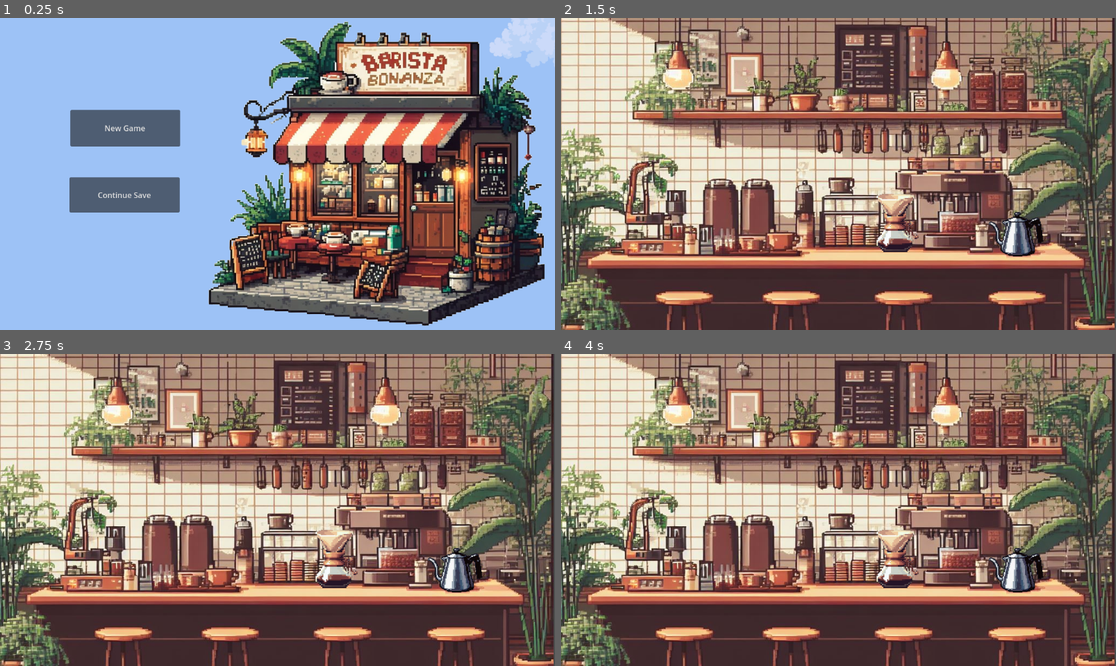
Above: before the commit, frames 1-4 (two rows, left to right).
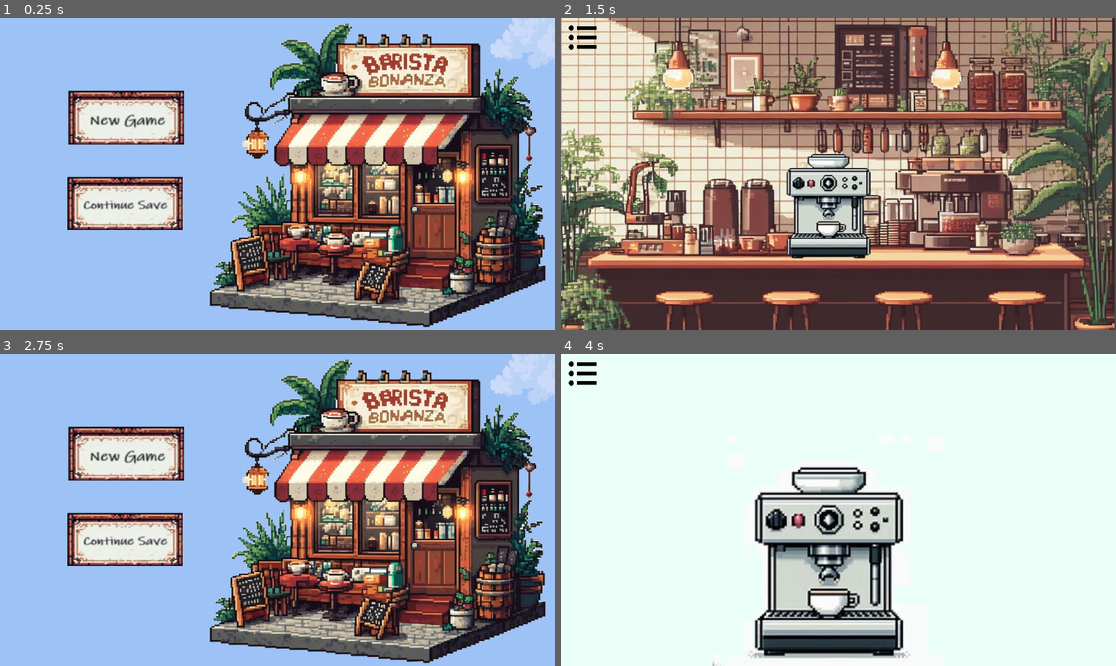
Above: after the commit, the same moments.

Repository: AngeloSaez/Barista-Bonanza
Game: Godot game, scene res://TitleScreen/TitleScreen.tscn
Same seed, same stepped clock (60 frames per second), same inputs: the game is played once before the commit and once after it.
Inputs (mouse positions are in pixels of both pictures, inside the frame that each line leads up to; where the layout moved, square brackets give the same spot in the first picture):
- Up to frame 1 (0.25 s): no input
- Up to frame 2 (1.5 s): click (721, 202) [683, 195] at 0.5 s; click (721, 117) [688, 127] at 1.25 s
- Up to frame 3 (2.75 s): click (22, 372) at 2.02 s
- Up to frame 4 (4 s): click (721, 453) at 2.77 s; click (832, 538) at 3.52 s

The runs differ from the first frame. In frame 1, 30% of the frame differs, in the area x 12-100%, y 0-100%; in frame 2, 6.0%; in frame 3, 96%; in frame 4, 99%, in the area x 0-100%, y 0-100%.

Commit message:
Menu
Adds a menu button that redirects to title screen. Adds CoffeeMaking scene that will be where the game actually takes place. Adds espresso machine that acts as a button to the CofeeMaking scene.

Diff:
--- /dev/null
+++ b/Barista/CoffeeMaking.tscn
@@ -0,0 +1,37 @@
+[gd_scene load_steps=5 format=3 uid="uid://d30jaf0g8p8kg"]
+
+[ext_resource type="Texture2D" uid="uid://dj1kl61d4ldhw" path="res://Assets/CoffeeMaking/CoffeeMakingBackground.png" id="1_nggtb"]
+[ext_resource type="Texture2D" uid="uid://b8chosl2ue5s3" path="res://Assets/CoffeeMaking/EspressoMachine.png" id="2_plaut"]
+[ext_resource type="Texture2D" uid="uid://dfuvgmjk3skcc" path="res://Assets/DownloadedAssets/MenuIconRemovedBackground.png" id="3_wslkd"]
+[ext_resource type="Script" path="res://Levels/Button.gd" id="4_rrwop"]
+
+[node name="CoffeeMaking" type="Node2D"]
+
+[node name="TileMap" type="TileMap" parent="."]
+format = 2
+
+[node name="ParallaxBackground" type="ParallaxBackground" parent="TileMap"]
+
+[node name="CoffeeMakingBackground" type="Sprite2D" parent="TileMap/ParallaxBackground"]
+position = Vector2(575, 324)
+scale = Vector2(1.81705, 1.74074)
+texture = ExtResource("1_nggtb")
+metadata/_edit_lock_ = true
+
+[node name="EspressoMachine" type="Sprite2D" parent="."]
+position = Vector2(554, 413)
+scale = Vector2(2.13616, 2.18527)
+texture = ExtResource("2_plaut")
+
+[node name="Menu" type="Button" parent="."]
+offset_left = -11.0
+offset_top = -1.0
+offset_right = 609.0
+offset_bottom = 415.0
+scale = Vector2(0.179657, 0.195093)
+icon = ExtResource("3_wslkd")
+flat = true
+expand_icon = true
+script = ExtResource("4_rrwop")
+
+[connection signal="pressed" from="Menu" to="Menu" method="_on_pressed"]
--- /dev/null
+++ b/Barista/Levels/Button.gd
@@ -0,0 +1,5 @@
+extends Button
+
+func _on_pressed():
+	get_tree().change_scene_to_file("res://TitleScreen/TitleScreen.tscn")
+	#get_tree().change_scene_to_file("res://CoffeeMaking.tscn")
--- a/Barista/Levels/Level1.tscn
+++ b/Barista/Levels/Level1.tscn
@@ -1,8 +1,12 @@
-[gd_scene load_steps=4 format=3 uid="uid://dp5nfecdmg4d6"]
+[gd_scene load_steps=8 format=3 uid="uid://dp5nfecdmg4d6"]
 
 [ext_resource type="Texture2D" uid="uid://of1mocbcy37u" path="res://Assets/CoffeeShop/Counter.jpg" id="1_c56c4"]
 [ext_resource type="Texture2D" uid="uid://21vth6csf5lj" path="res://Assets/PourOver/Kettle.png" id="2_vb5d8"]
 [ext_resource type="Texture2D" uid="uid://hjbkqkubuyoc" path="res://Assets/PourOver/Chemex.png" id="3_11ih4"]
+[ext_resource type="Texture2D" uid="uid://dfuvgmjk3skcc" path="res://Assets/DownloadedAssets/MenuIconRemovedBackground.png" id="4_1am85"]
+[ext_resource type="Script" path="res://Levels/Button.gd" id="5_u8dnv"]
+[ext_resource type="Texture2D" uid="uid://dciaeac2ttksx" path="res://Assets/CoffeeMaking/EspressoMachineRemovedBackground.png" id="6_mmf6m"]
+[ext_resource type="Script" path="res://Levels/StartButton.gd" id="7_3yhaj"]
 
 [node name="Level_One" type="Node2D"]
 
@@ -18,13 +22,40 @@
 metadata/_edit_lock_ = true
 
 [node name="Chemex" type="Sprite2D" parent="."]
+visible = false
 position = Vector2(699, 426)
 scale = Vector2(0.205717, 0.175606)
 texture = ExtResource("3_11ih4")
 metadata/_edit_lock_ = true
 
 [node name="Kettle" type="Sprite2D" parent="."]
+visible = false
 position = Vector2(948, 439)
 scale = Vector2(0.578347, 0.519409)
 texture = ExtResource("2_vb5d8")
 metadata/_edit_lock_ = true
+
+[node name="Menu" type="Button" parent="."]
+offset_left = -11.0
+offset_top = -1.0
+offset_right = 609.0
+offset_bottom = 415.0
+scale = Vector2(0.179657, 0.195093)
+icon = ExtResource("4_1am85")
+flat = true
+expand_icon = true
+script = ExtResource("5_u8dnv")
+
+[node name="StartButton" type="Button" parent="."]
+offset_left = 414.0
+offset_top = 241.0
+offset_right = 723.0
+offset_bottom = 521.0
+icon = ExtResource("6_mmf6m")
+flat = true
+expand_icon = true
+script = ExtResource("7_3yhaj")
+metadata/_edit_lock_ = true
+
+[connection signal="pressed" from="Menu" to="Menu" method="_on_pressed"]
+[connection signal="pressed" from="StartButton" to="StartButton" method="_on_pressed"]
--- /dev/null
+++ b/Barista/Levels/StartButton.gd
@@ -0,0 +1,4 @@
+extends Button
+
+func _on_pressed():
+	get_tree().change_scene_to_file("res://CoffeeMaking.tscn")
--- a/Barista/TitleScreen/TitleScreen.tscn
+++ b/Barista/TitleScreen/TitleScreen.tscn
@@ -1,11 +1,14 @@
-[gd_scene load_steps=5 format=3 uid="uid://c57d477i33wfy"]
+[gd_scene load_steps=7 format=3 uid="uid://c57d477i33wfy"]
 
+[ext_resource type="Texture2D" uid="uid://dvlpcvwxfq8gg" path="res://Assets/Buttons/NewGameTavern.png" id="1_2q44c"]
 [ext_resource type="Script" path="res://TitleScreen/NewGame.gd" id="1_046cf"]
 [ext_resource type="Texture2D" uid="uid://c1e826puusovi" path="res://Assets/DownloadedAssets/Clouds/Clouds 5/1.png" id="2_ery6s"]
+[ext_resource type="Texture2D" uid="uid://dxkj5a8ryfib5" path="res://Assets/Buttons/Continue Save Tavern.png" id="3_1lh0f"]
 [ext_resource type="Texture2D" uid="uid://co30v32vs7pla" path="res://Assets/CoffeeShop/3DCoffeeShop.png" id="3_gvx38"]
 [ext_resource type="Texture2D" uid="uid://salyiohohg76" path="res://Assets/DownloadedAssets/Clouds/Clouds 5/4.png" id="4_x87a7"]
 
 [node name="TitleScreen" type="Node2D"]
+position = Vector2(2, 3)
 
 [node name="Buttons" type="Control" parent="."]
 layout_mode = 3
@@ -14,26 +17,30 @@
 offset_top = 12.0
 offset_right = 485.0
 offset_bottom = 555.0
+metadata/_edit_lock_ = true
 
 [node name="NewGame" type="Button" parent="Buttons"]
 layout_mode = 0
-offset_left = 116.0
-offset_top = 179.0
-offset_right = 344.0
-offset_bottom = 255.0
+offset_left = 103.0
+offset_top = 130.0
+offset_right = 331.0
+offset_bottom = 210.0
+scale = Vector2(1.77419, 1.55458)
 focus_neighbor_bottom = NodePath("../ContinueSave")
-text = "New Game"
+icon = ExtResource("1_2q44c")
+flat = true
 script = ExtResource("1_046cf")
-metadata/_edit_lock_ = true
 
 [node name="ContinueSave" type="Button" parent="Buttons"]
 layout_mode = 0
-offset_left = 114.0
-offset_top = 319.0
-offset_right = 343.0
-offset_bottom = 392.0
+offset_left = 101.0
+offset_top = 309.0
+offset_right = 330.0
+offset_bottom = 389.0
+scale = Vector2(1.76863, 1.52386)
 focus_neighbor_top = NodePath("../NewGame")
-text = "Continue Save"
+icon = ExtResource("3_1lh0f")
+flat = true
 metadata/_edit_lock_ = true
 
 [node name="Sky" type="Sprite2D" parent="."]
Binary file added: Barista/Assets/Buttons/Continue Save Tavern.png
Not shown, added: Barista/Assets/Buttons/Continue Save Tavern.png.import
Binary file added: Barista/Assets/Buttons/EmptyTavernButton.png
Not shown, added: Barista/Assets/Buttons/EmptyTavernButton.png.import
Binary file added: Barista/Assets/Buttons/NewGame.png
Not shown, added: Barista/Assets/Buttons/NewGame.png.import
Binary file added: Barista/Assets/Buttons/NewGameTavern.png
Not shown, added: Barista/Assets/Buttons/NewGameTavern.png.import
Binary file added: Barista/Assets/CoffeeMaking/CoffeeMakingBackground.png
Not shown, added: Barista/Assets/CoffeeMaking/CoffeeMakingBackground.png.import
Binary file added: Barista/Assets/CoffeeMaking/EspressoMachine.png
Not shown, added: Barista/Assets/CoffeeMaking/EspressoMachine.png.import
(and 4 more such lines)
